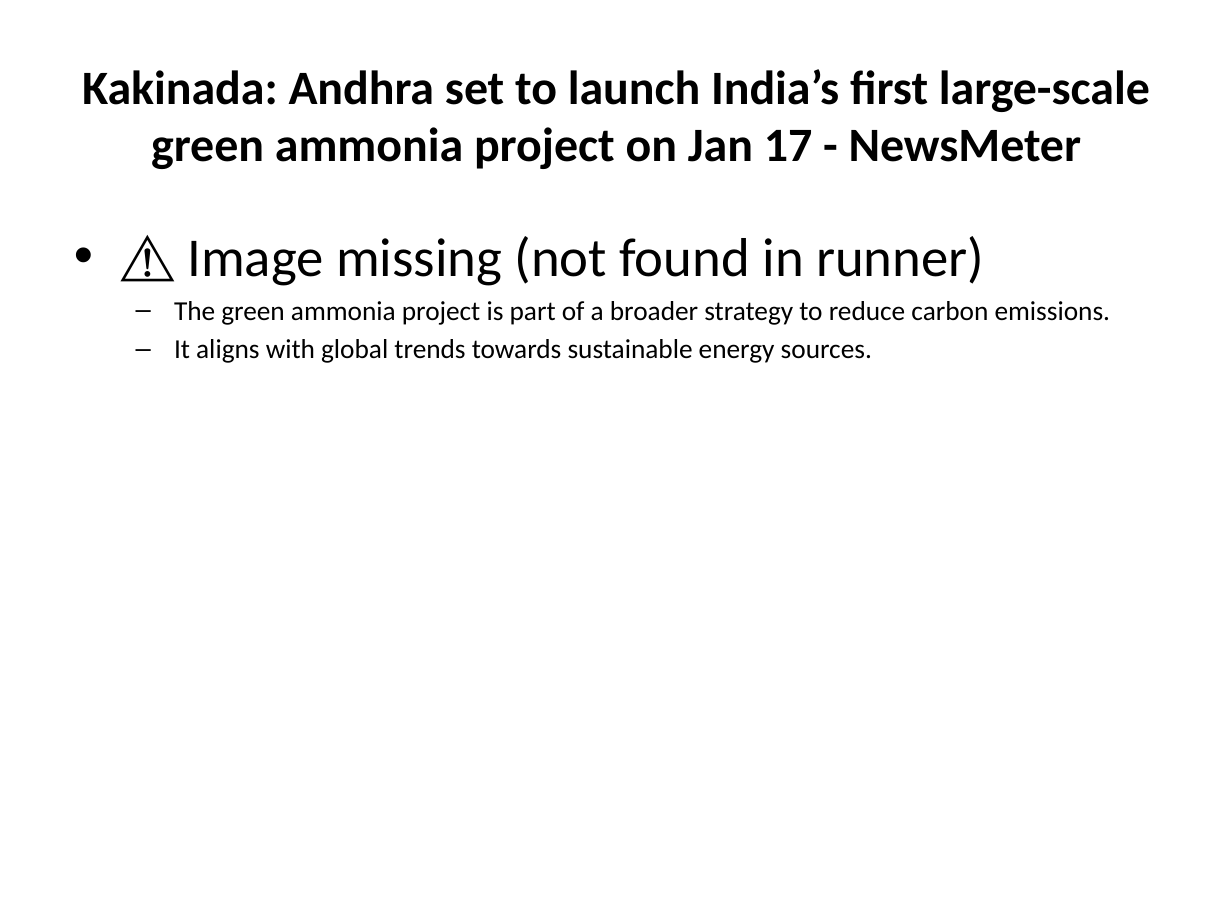
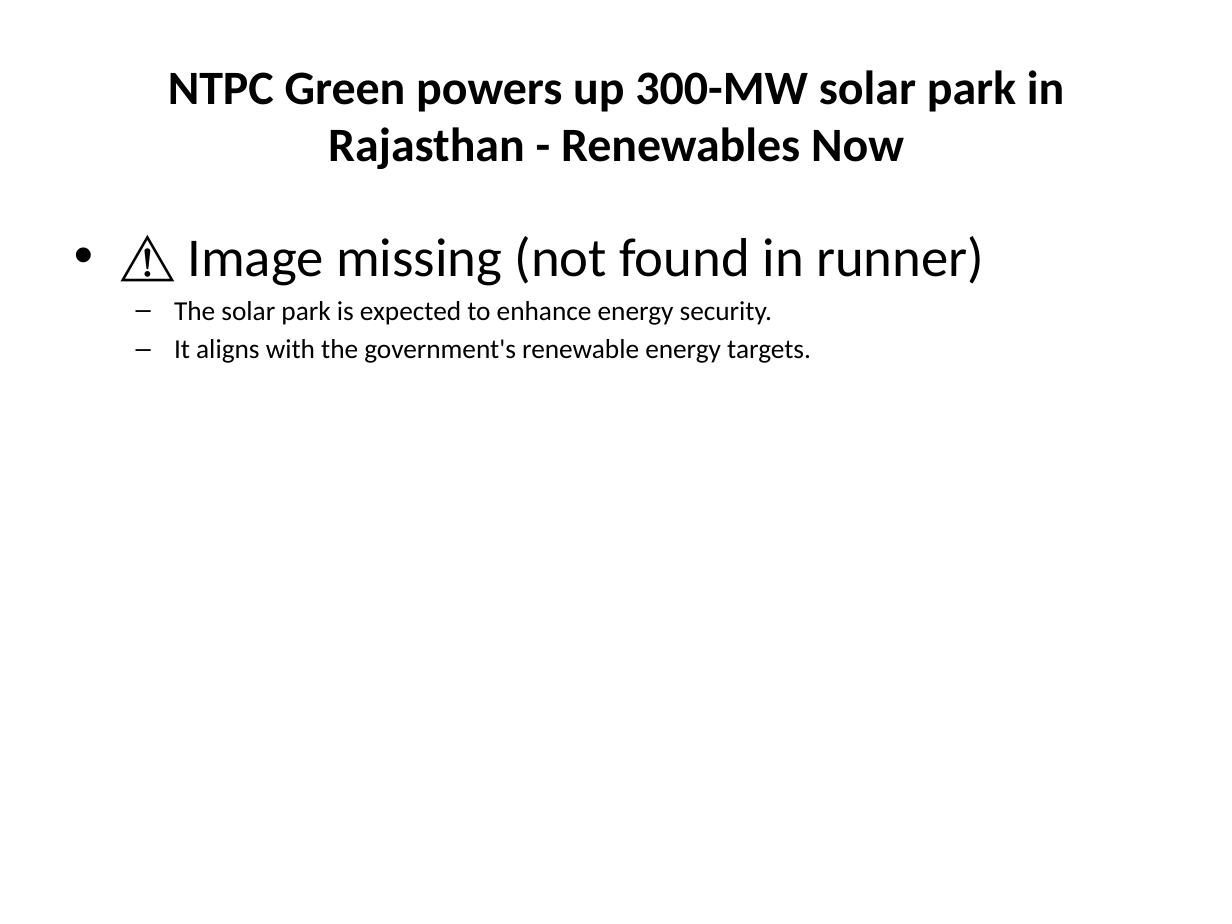
Before and after one commit to gauravsiemens1988/Linkedin-AI-Agent_Personal, a slide deck: slide 4 of drafts/linkedin_carousel.pptx. Drawn at 1232x924 pixels with LibreOffice and Linux fonts; fonts in the diff are those of the drawing. Boxes give left, top, right and bottom in pixels: in the first picture for what was removed or moved away, otherwise in the second. Text is boxed around its words. In the diff, an @@ line names an element or a change of style, - is before the commit and + after.

```diff
--- a/drafts/linkedin_carousel.pptx
+++ b/drafts/linkedin_carousel.pptx
@@ title at (x1=168, y1=70, x2=1064, y2=169): text changed @@
-Kakinada: Andhra set to launch India’s first large-scale green ammonia project on Jan 17 - NewsMeter
+NTPC Green powers up 300-MW solar park in Rajasthan - Renewables Now
@@ text at (x1=174, y1=301, x2=811, y2=363): text changed @@
-  – The green ammonia project is part of a broader strategy to reduce carbon emissions.
-  – It aligns with global trends towards sustainable energy sources.
+  – The solar park is expected to enhance energy security.
+  – It aligns with the government's renewable energy targets.
```
Also in this commit, not shown: 5 other slides changed, 1 other file.
